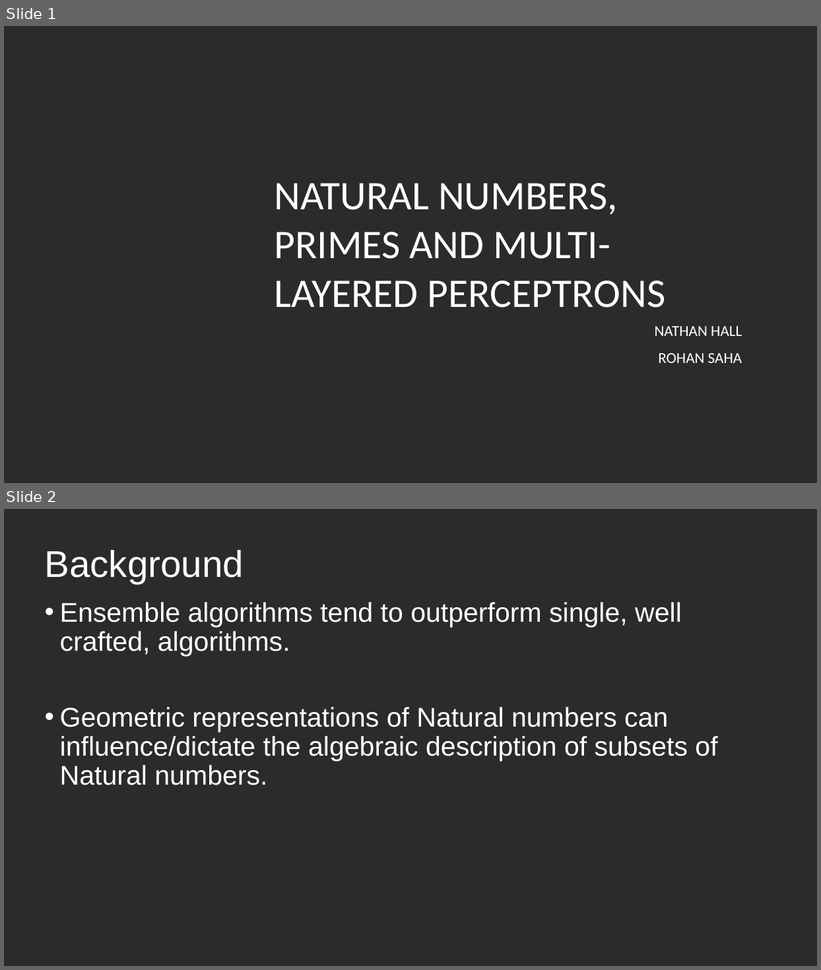
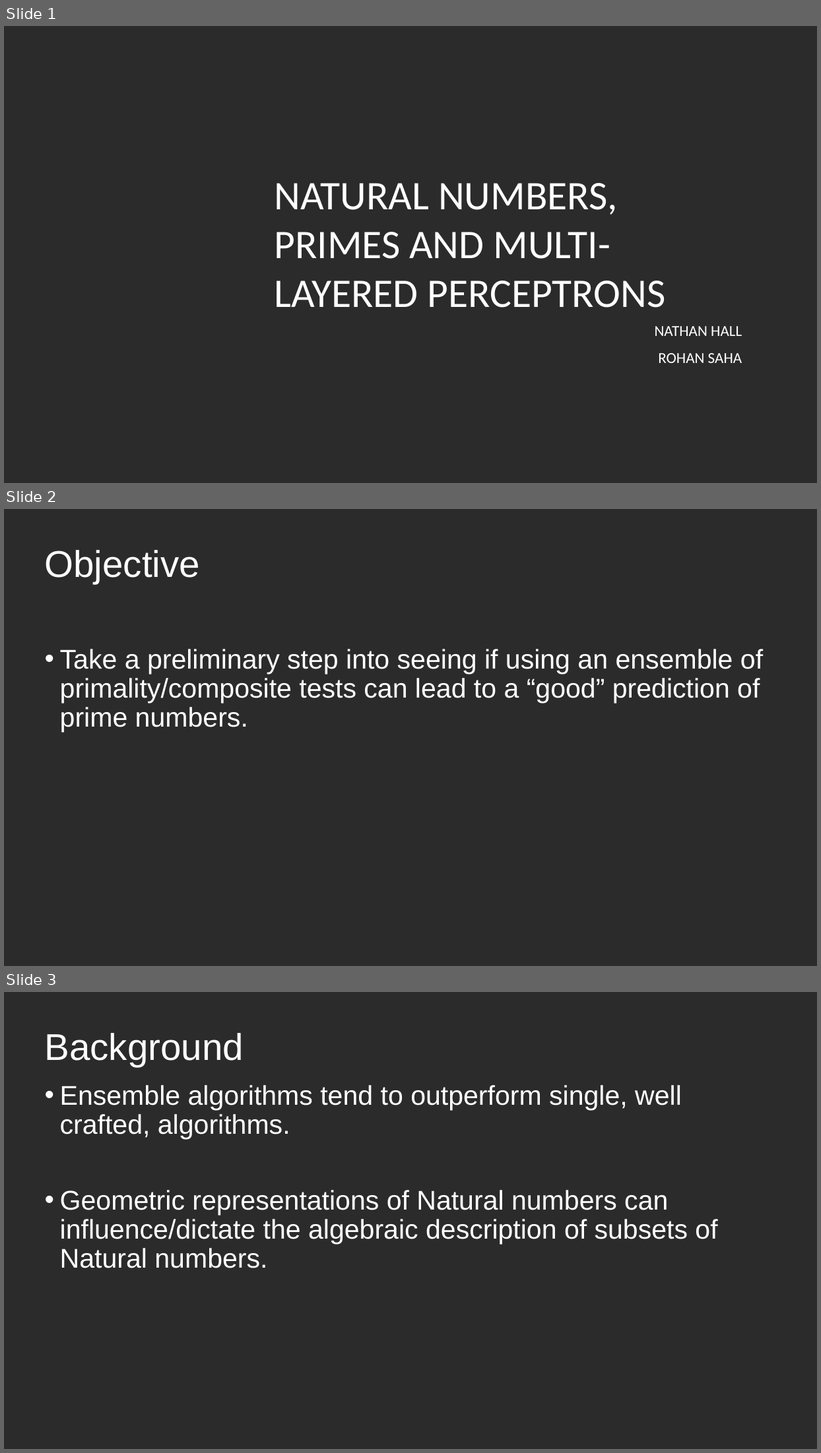
Before and after one commit to rohansaha/CSC-635-Data-Mining-, a slide deck: Classifying natural numbers.pptx. Shown one above the other, each under a label of ours: slides 1 and 2 before the commit, slides 1, 2 and 3 after it. The pictures are 821x970 and 821x1453 pixels, drawn with LibreOffice and Linux fonts; fonts in the diff are those of the drawing; background and template pictures are left out; a plain dark background stands for a picture behind light text. Boxes give left, top, right and bottom in pixels: in the first picture for what was removed or moved away, otherwise in the second. Text is boxed around its words. In the diff, an @@ line names an element or a change of style, - is before the commit and + after.

```diff
--- a/Classifying natural numbers.pptx
+++ b/Classifying natural numbers.pptx
@@ slide 2 added at (4,509,817,966), background picture (left out) @@
@@ title added at (45,550,200,584), 44 pt, text #FFFFFF @@
+Objective
@@ text added at (60,649,763,733), 32 pt, text #FFFFFF @@
+• Take a preliminary step into seeing if using an ensemble of primality/composite tests can lead to a “good” prediction of prime numbers.
@@ what was slide 2 is now slide 3 @@
```
Also in this commit, not shown: 4 slides changed, 3 other slides added, 1 slide removed.
